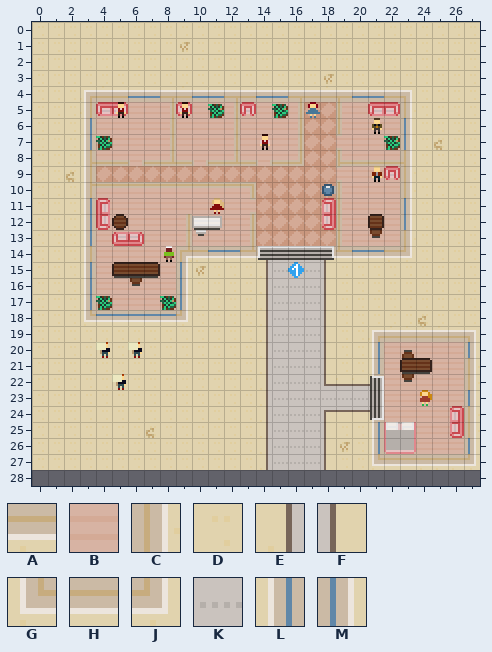
Two versions of a level (Tiled map, res/act1.tmx). This is how it looked before the edit.
Cells are 8x8 px. Shown: x 0..27, y 0..28. The old version is drawn lined up with the new one.
Key: from "tiles_act1": A 4, B 9, C 11, D 12, E 14, F 15, G 16, H 17, J 18, K 22, L 60, M 61.
_ is an empty cell, # one hidden under a higher layer.
Layers that did not change in this view are not listed.
Layer "Tiles" before, first column x 0:
25 DDDDDDDDDDDDDDEKKKFDDL##BBBC
26 DDDDDDDDDDDDDDEKKKFDDLBBBBBM
27 DDDDDDDDDDDDDDEKKKFDDGHHAAAJ
28 ____________________________
The same view after the edit:
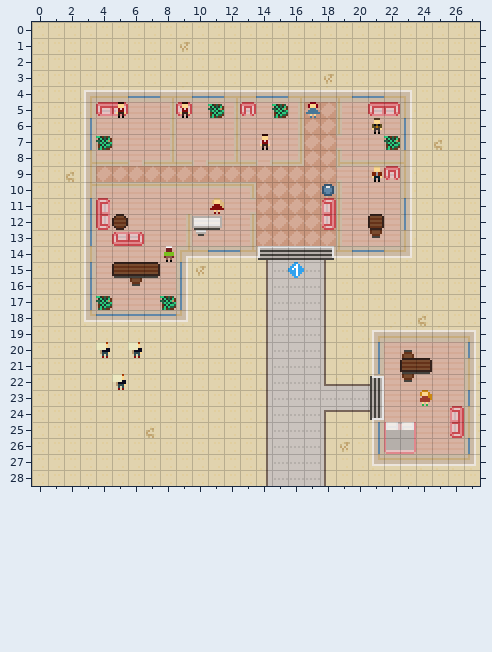
Diff:
map size 28x28 -> 28x31 cells
Layer "Tiles":
Tile D now appears in row 28 at x 0 to 13 and 19 to 27.
Tile E now appears in row 28 at x 14.
Tile F now appears in row 28 at x 18.
Tile K now appears in row 28 at x 15 to 17.
Changed places in both pictures, as pixel boxes (x1, y1, x2, y2):
added: (32, 470, 480, 486)
